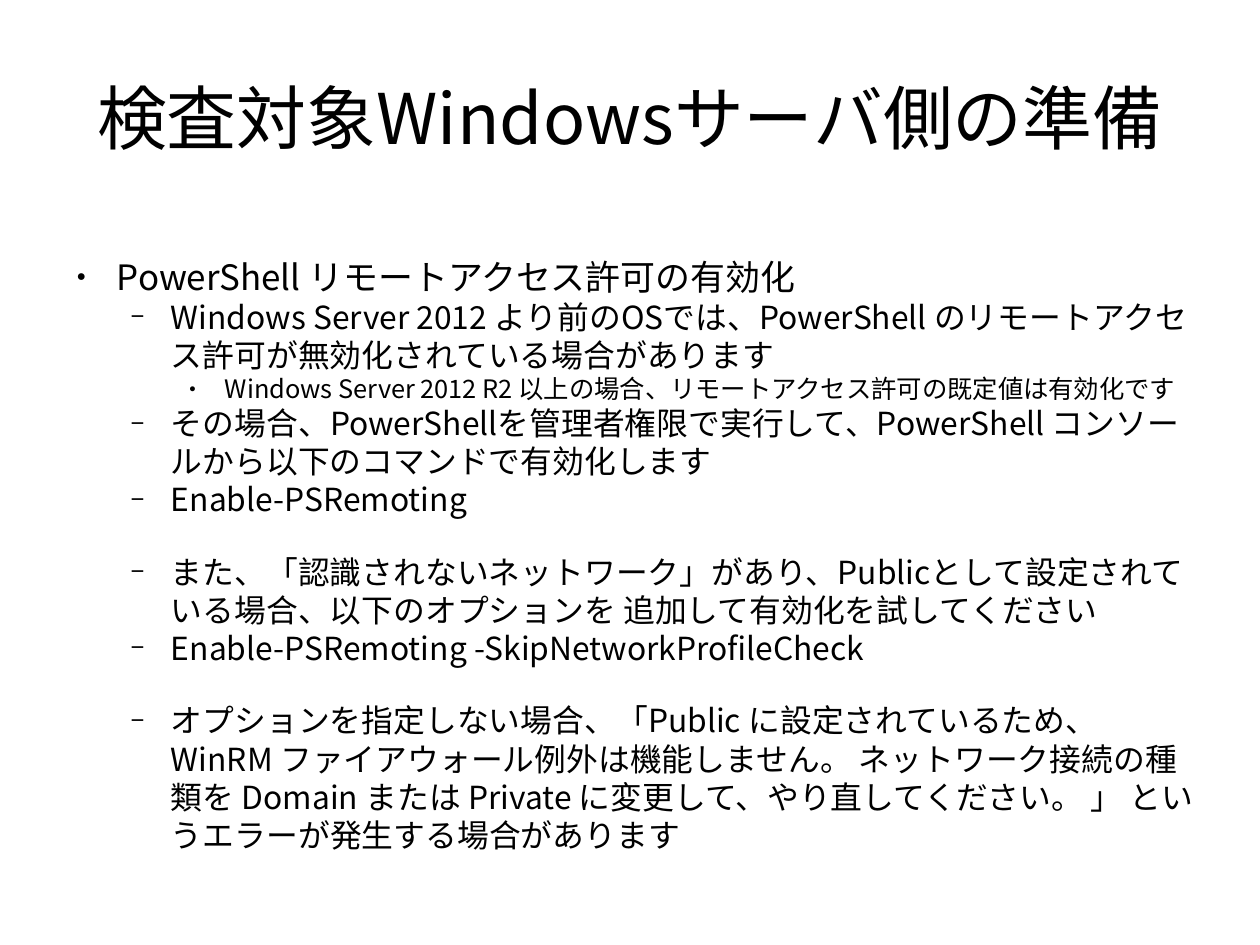
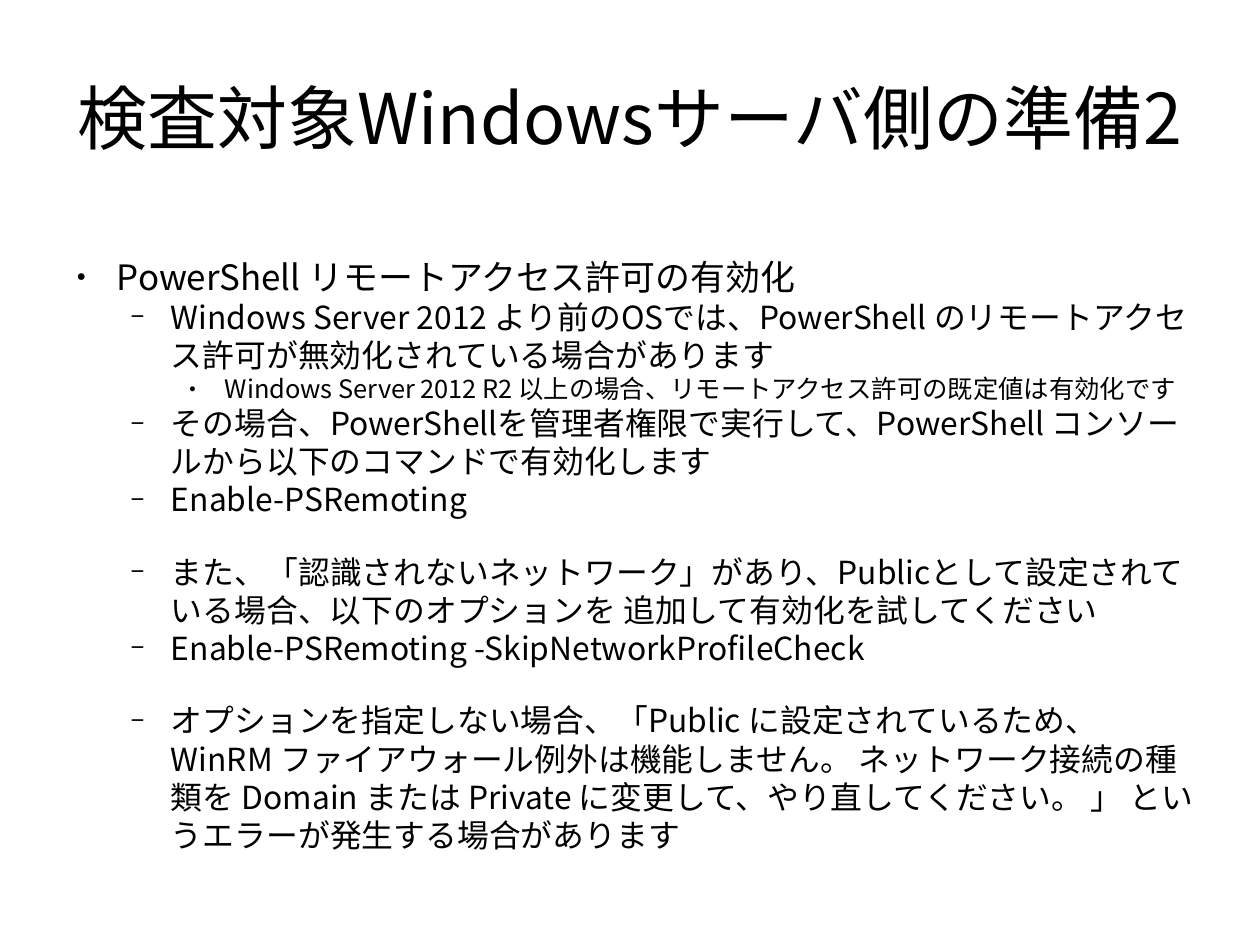
Before and after one commit to frsw3nr/gradle-server-acceptance, a slide deck: slide 33 of docs/jp/tutorial_test_pc.pptx (slide 31 before the commit). Drawn at 1260x945 pixels with LibreOffice and Linux fonts; fonts in the diff are those of the drawing. Boxes give left, top, right and bottom in pixels: in the first picture for what was removed or moved away, otherwise in the second. Text is boxed around its words. In the diff, an @@ line names an element or a change of style, - is before the commit and + after.

```diff
--- a/docs/jp/tutorial_test_pc.pptx
+++ b/docs/jp/tutorial_test_pc.pptx
@@ text at [78,85,1183,150]: text changed @@
-検査対象Windowsサーバ側の準備
+検査対象Windowsサーバ側の準備2
```
Also in this commit, not shown: 12 other slides changed, 16 slides added, 1 slide removed, 1 other file.
